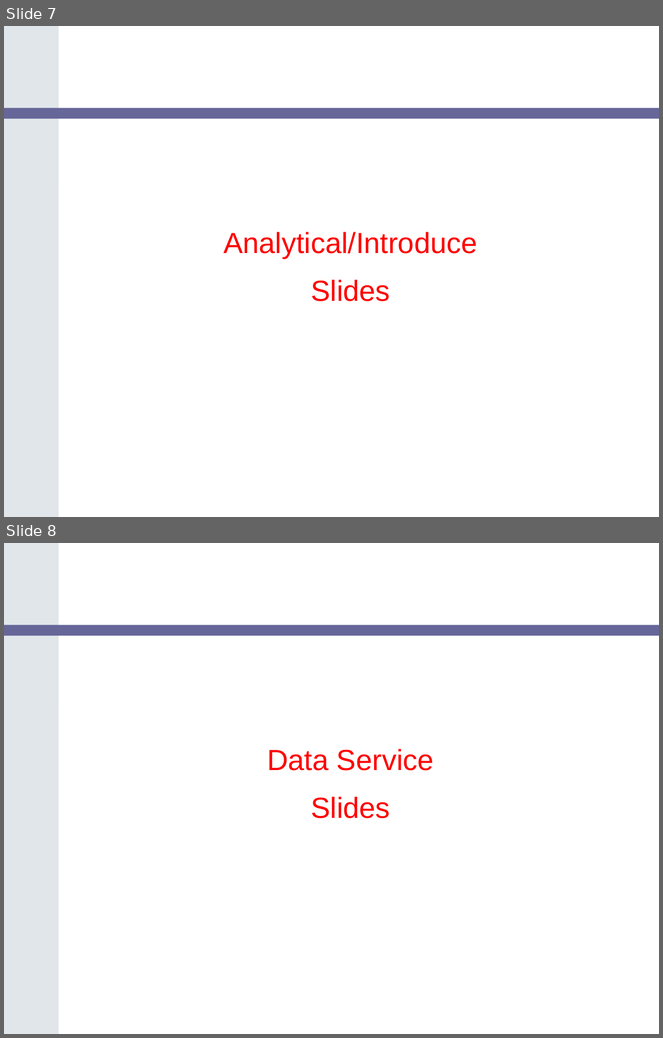
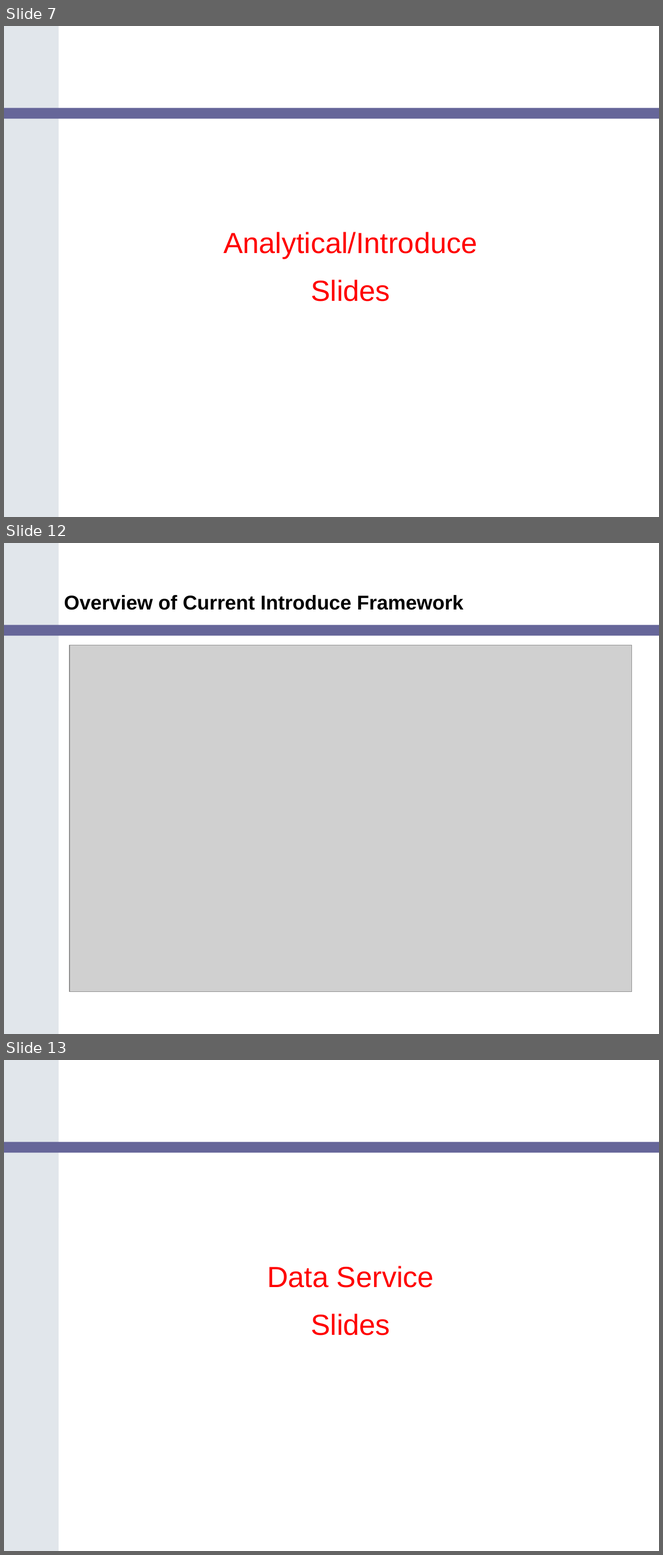
Before and after one commit to NCIP/cagrid-portal, a slide deck: cagrid-1-0/Documentation/presentations/200602_VCDE_ARCH/caGrid_Update_Arch_VCDE_Feb1.ppt. Shown one above the other, each under a label of ours: slides 7 and 8 before the commit, slides 7, 12 and 13 after it; the slides between them are not shown. The pictures are 663x1038 and 663x1555 pixels, drawn with LibreOffice and Linux fonts; fonts in the diff are those of the drawing; grey boxes stand for pictures; background and template pictures are left out. Boxes give left, top, right and bottom in pixels: in the first picture for what was removed or moved away, otherwise in the second. Text is boxed around its words. In the diff, an @@ line names an element or a change of style, - is before the commit and + after.

```diff
--- a/cagrid-1-0/Documentation/presentations/200602_VCDE_ARCH/caGrid_Update_Arch_VCDE_Feb1.ppt
+++ b/cagrid-1-0/Documentation/presentations/200602_VCDE_ARCH/caGrid_Update_Arch_VCDE_Feb1.ppt
@@ slide 12 added at <box>4,543,659,1034</box>, background #FFFFFF; not listed: 2 template elements that a slide beside it also shows @@
@@ title added at <box>64,595,464,610</box>, 22 pt, text #000000, bold @@
+Overview of Current Introduce Framework
@@ picture added at <box>70,645,632,992</box> @@
@@ what was slide 8 is now slide 13 @@
```
Also in this commit, not shown: 4 other slides added, 2 other files.
